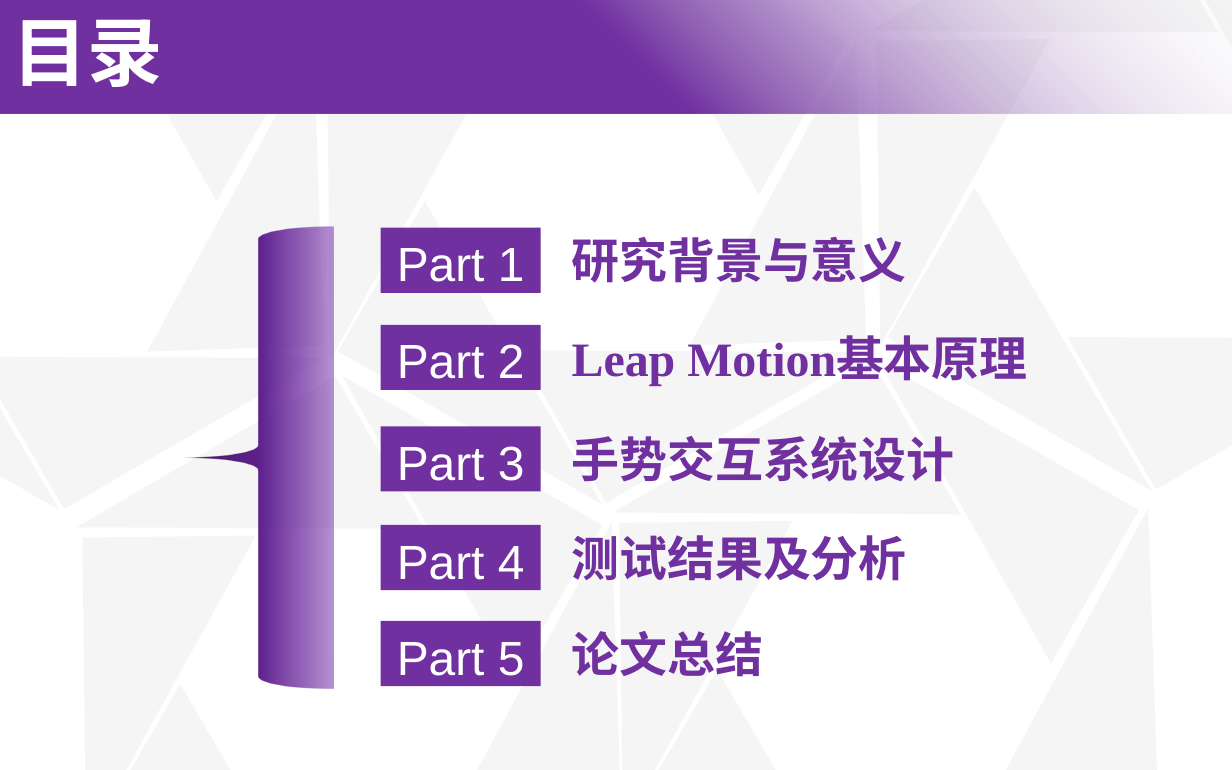
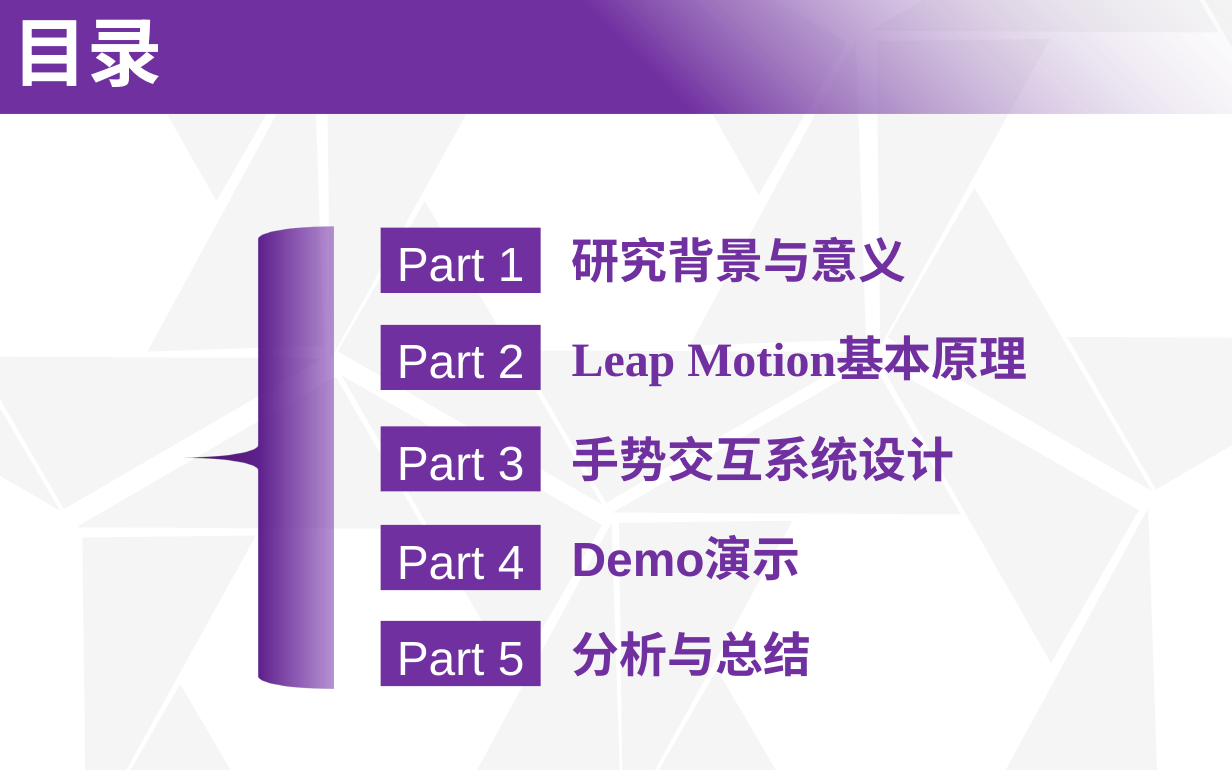
Before and after one commit to taixihuase/LeapMotion, a slide deck: slide 2 of Assets/Documents/毕业设计答辩.pptx. Drawn at 1232x770 pixels with LibreOffice and Linux fonts; fonts in the diff are those of the drawing. Boxes give left, top, right and bottom in pixels: in the first picture for what was removed or moved away, otherwise in the second. Text is boxed around its words. In the diff, an @@ line names an element or a change of style, - is before the commit and + after.

```diff
--- a/Assets/Documents/毕业设计答辩.pptx
+++ b/Assets/Documents/毕业设计答辩.pptx
@@ text at (572,538,801,581): text changed @@
-测试结果及分析
+Demo演示
@@ text at (572,631,811,677): text changed @@
-论文总结
+分析与总结
```
Also in this commit, not shown: 4 other slides changed, 21 slides added, 2 slides removed, 1 other file.
